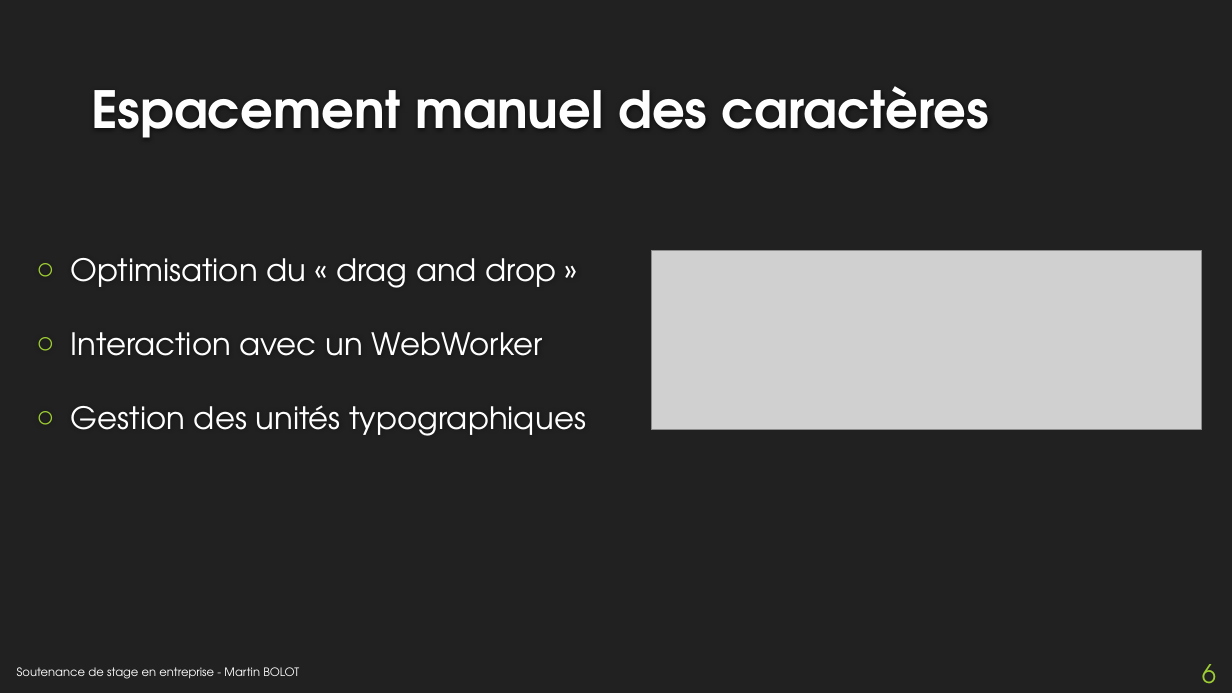
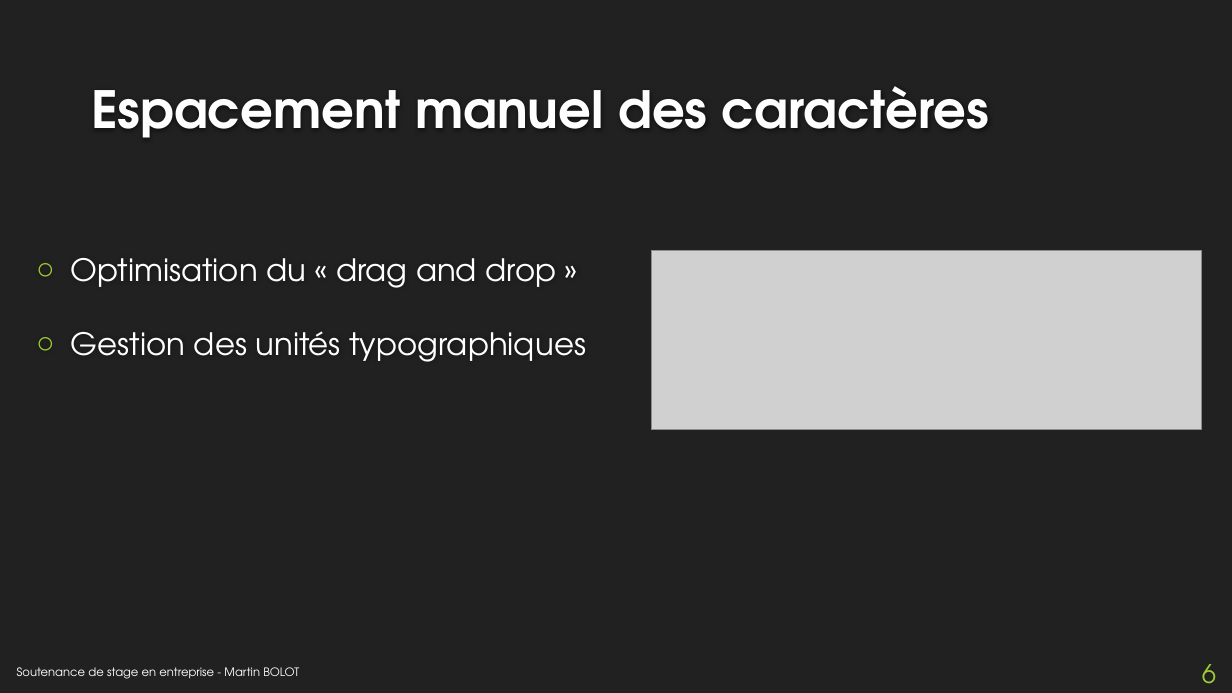
Before and after one commit to MartinBolot/Cours-IUT-Lyon1, a slide deck: slide 6 of Stage/Soutenance/presentation_soutenance.pptx. Drawn at 1232x693 pixels with LibreOffice and Linux fonts; fonts in the diff are those of the drawing; grey boxes stand for pictures; background and template pictures are left out. Boxes give left, top, right and bottom in pixels: in the first picture for what was removed or moved away, otherwise in the second. Text is boxed around its words. In the diff, an @@ line names an element or a change of style, - is before the commit and + after.

```diff
--- a/Stage/Soutenance/presentation_soutenance.pptx
+++ b/Stage/Soutenance/presentation_soutenance.pptx
@@ text at bbox=[71, 332, 543, 356]: paragraph removed @@
-○ Interaction avec un WebWorker
```
Also in this commit, not shown: 2 other slides changed, 1 other file.
